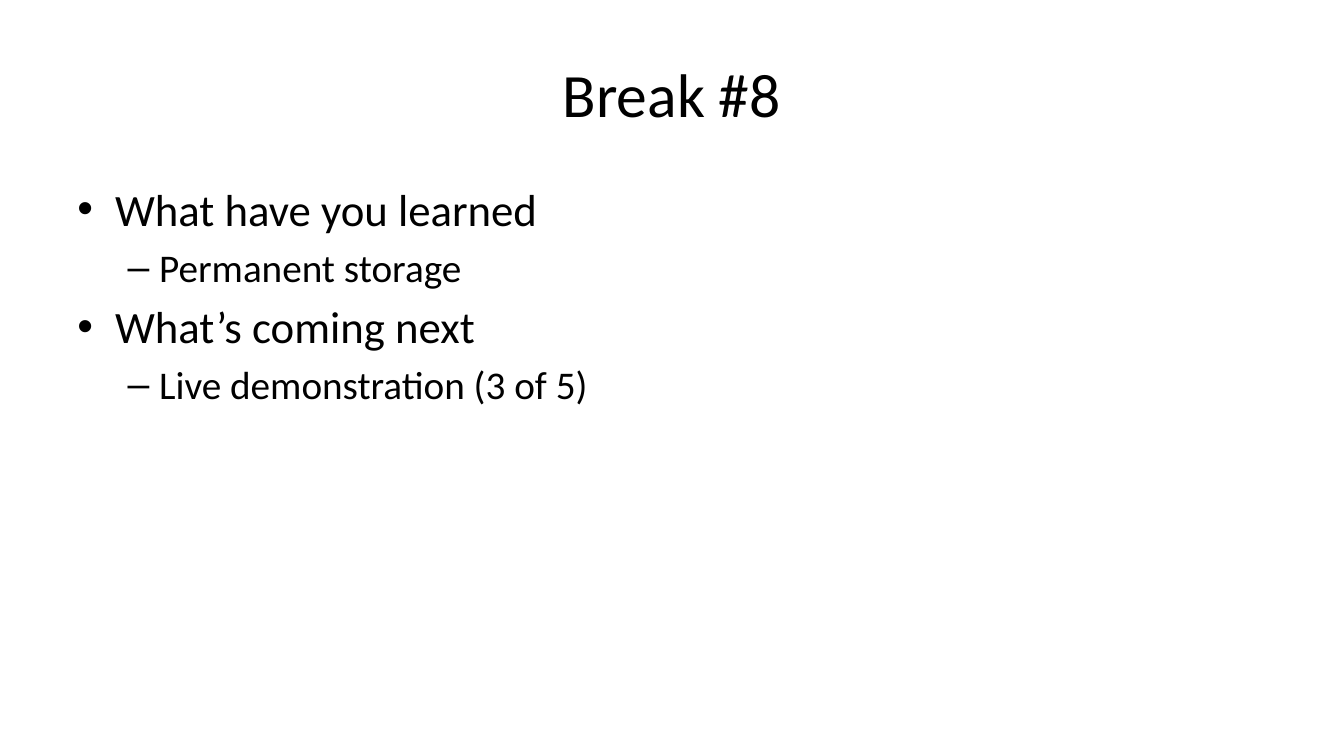
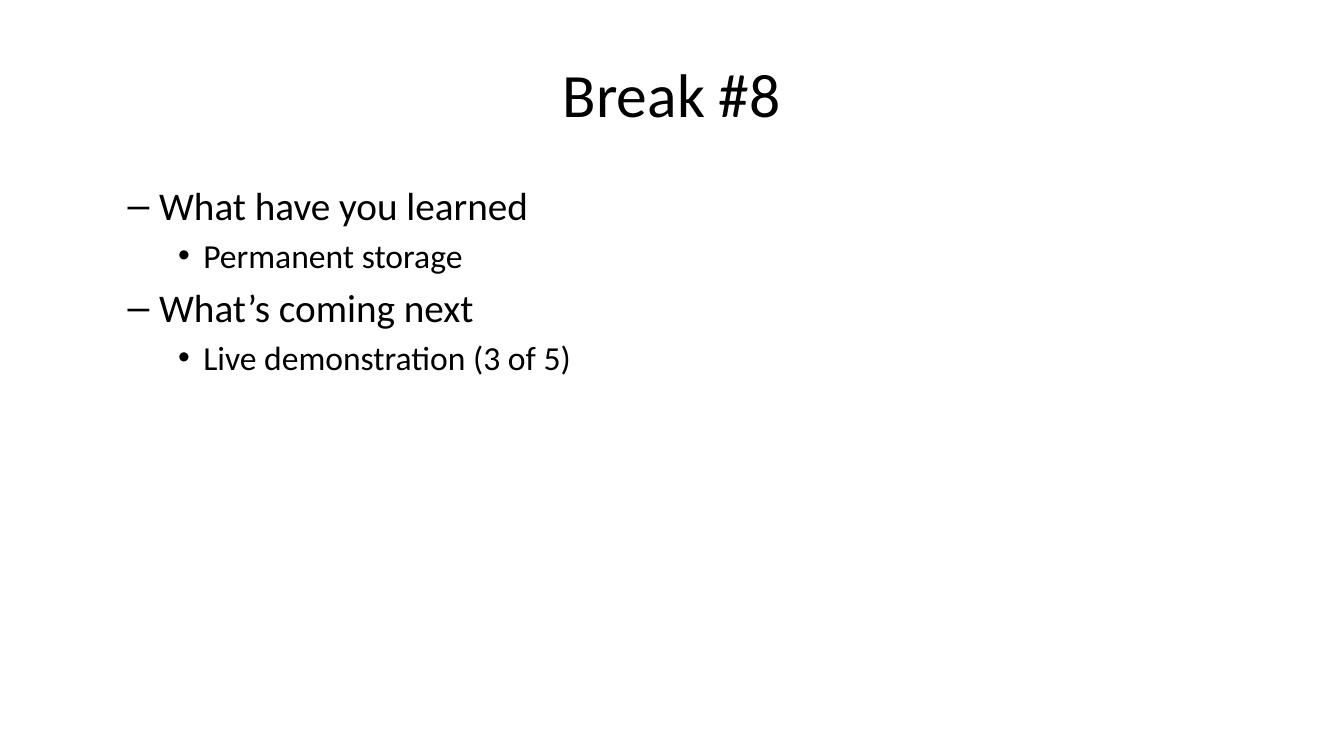
Before and after one commit to pmean/introduction-to-SAS, a slide deck: slide 52 of results/5507-01-simon-sildes-and-speaker-notes.pptx. Drawn at 1344x756 pixels with LibreOffice and Linux fonts; fonts in the diff are those of the drawing. Boxes give left, top, right and bottom in pixels: in the first picture for what was removed or moved away, otherwise in the second. Text is boxed around its words. In the diff, an @@ line names an element or a change of style, - is before the commit and + after.

```diff
--- a/results/5507-01-simon-sildes-and-speaker-notes.pptx
+++ b/results/5507-01-simon-sildes-and-speaker-notes.pptx
@@ text "What have you learned" at box(159, 192, 571, 375): size 32 to 28 pt in "What have you learned", "What’s coming next"; size 28 to 24 pt in "Permanent storage", "Live demonstration (3 of 5)"; bullet • to –; list level 1 to 2 in "What have you learned"; bullet – to •; list level 2 to 3 in "Permanent storage"; list level 1 to 2 in "What’s coming next"; list level 2 to 3 in "Live demonstration (3 of 5)" @@
```
Also in this commit, not shown: 19 other slides changed, 1 other file.
